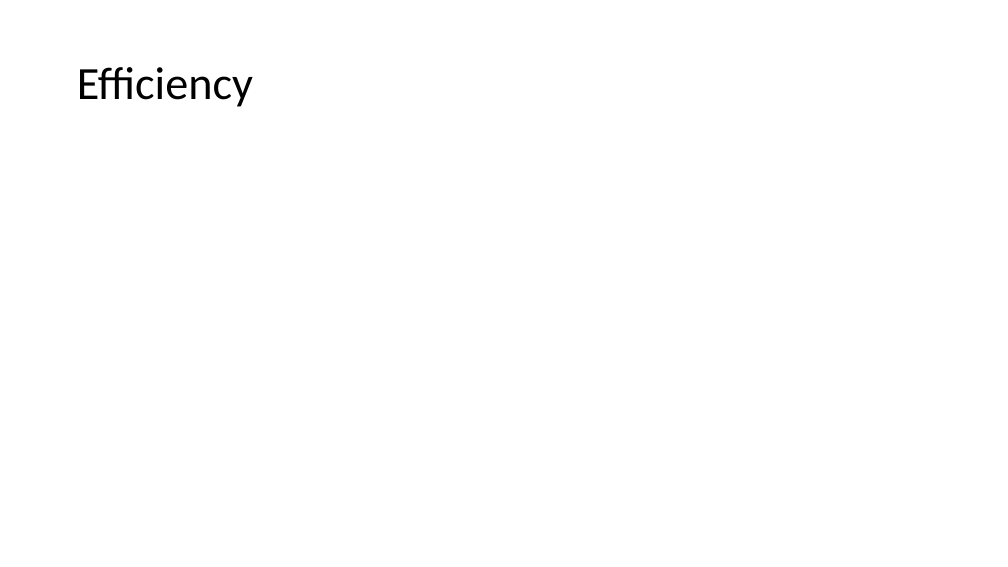
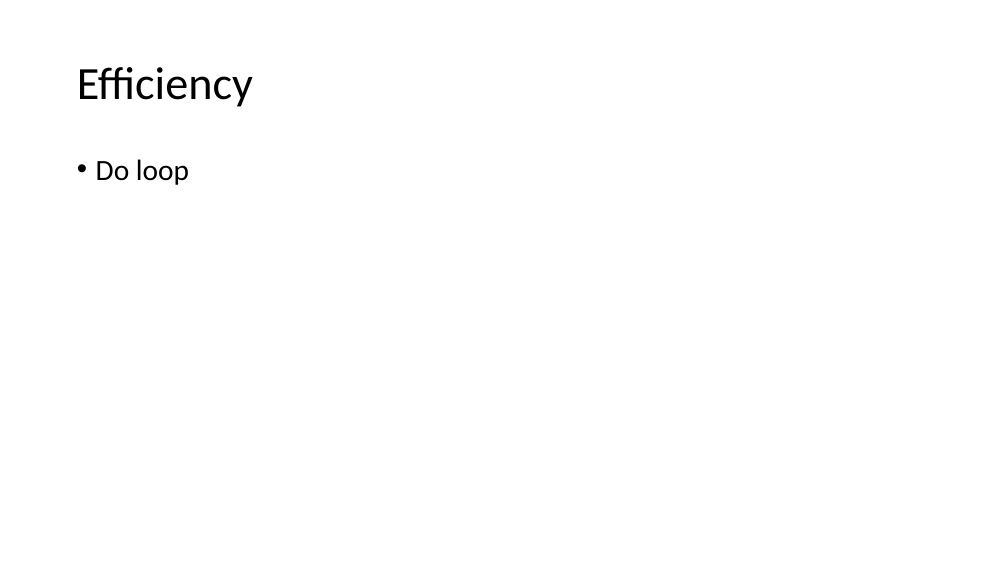
Before and after one commit to wx2123/WSDS-2026-OH, a slide deck: slide 11 of 2026 WSDS - Wujian Xue.pptx. Drawn at 1008x567 pixels with LibreOffice and Linux fonts; fonts in the diff are those of the drawing. Boxes give left, top, right and bottom in pixels: in the first picture for what was removed or moved away, otherwise in the second. Text is boxed around its words. In the diff, an @@ line names an element or a change of style, - is before the commit and + after.

```diff
--- a/2026 WSDS - Wujian Xue.pptx
+++ b/2026 WSDS - Wujian Xue.pptx
@@ text added at (96,159,189,185), 28 pt, text #000000 @@
+• Do loop
```
Also in this commit, not shown: 1 other slide changed, 1 other file.
